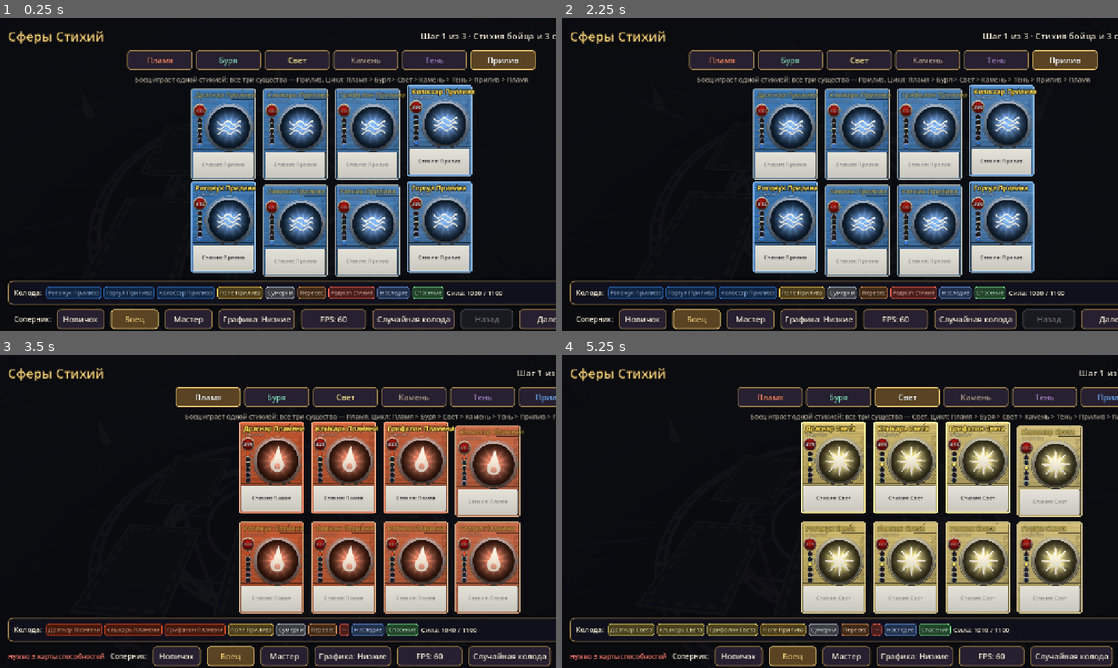
Above: before the commit, frames 1-4 (two rows, left to right).
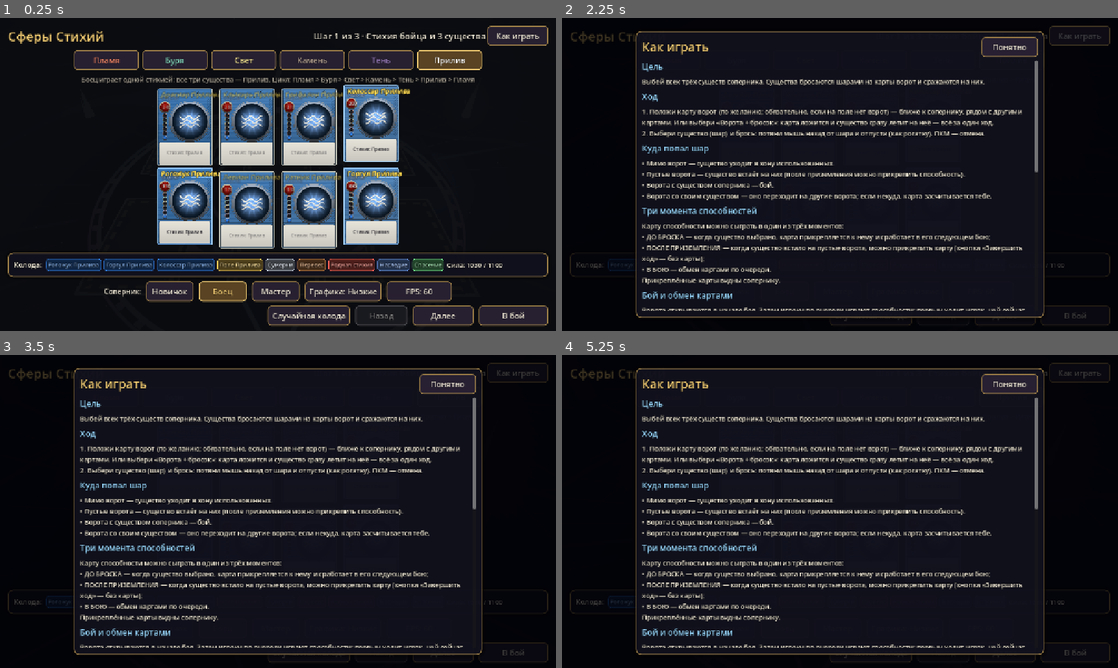
Above: after the commit, the same moments.

Repository: TheProshkaPro25/sfery-stikhiy
Game: Godot game, scene res://scenes/main.tscn
Two runs of this game, one before a commit and one after it. Both use one fixed random seed, a clock stepped at 60 frames per second and the inputs below.
Inputs (mouse positions are in pixels of both pictures, inside the frame that each line leads up to):
- Up to frame 1 (0.25 s): no input
- Up to frame 2 (2.25 s): click (1079, 36) at 0.5 s, where only the run after the commit has a clickable "Как играть"; click (1079, 36) at 1.25 s, where only the run after the commit has a clickable "Как играть"; click "?" at 2 s
- Up to frame 3 (3.5 s): click "Пламя" at 2.75 s
- Up to frame 4 (5.25 s): click "Пламя" at 3.5 s; click "Буря" at 4.25 s; click "Свет" at 5 s

The runs differ from the first frame. In frame 1, 45% of the frame differs, in the area x 1-100%, y 2-100%; in frame 2, 42%; in frame 3, 44%; in frame 4, 44%.

Commit message:
Меню команды: кнопки в два ряда, размер карт под высоту окна
Co-Authored-By: Claude Opus 5.5 <noreply@anthropic.com>

Diff:
--- a/scenes/ui/team_menu.gd
+++ b/scenes/ui/team_menu.gd
@@ -105,14 +105,20 @@
 	_summary.size_flags_horizontal = Control.SIZE_EXPAND_FILL
 	drow.add_child(_summary)
 
+	# два ряда, чтобы кнопки помещались и на 1366×768: настройки матча, затем навигация
 	var bottom := HBoxContainer.new()
 	bottom.alignment = BoxContainer.ALIGNMENT_CENTER
-	bottom.add_theme_constant_override("separation", 14)
+	bottom.add_theme_constant_override("separation", 12)
 	vb.add_child(bottom)
+	var nav := HBoxContainer.new()
+	nav.alignment = BoxContainer.ALIGNMENT_END
+	nav.add_theme_constant_override("separation", 12)
+	vb.add_child(nav)
 	_error = VisualUtil.label("", 15)
 	_error.add_theme_color_override("font_color", Color(1.0, 0.5, 0.45))
 	_error.size_flags_horizontal = Control.SIZE_EXPAND_FILL
-	bottom.add_child(_error)
+	_error.autowrap_mode = TextServer.AUTOWRAP_WORD_SMART
+	nav.add_child(_error)
 	var dl2 := VisualUtil.label("Соперник:", 16)
 	bottom.add_child(dl2)
 	var grp := ButtonGroup.new()
@@ -143,16 +149,16 @@
 	bottom.add_child(fps)
 	var rnd := _button("Случайная колода", 190)
 	rnd.pressed.connect(pick_random)
-	bottom.add_child(rnd)
+	nav.add_child(rnd)
 	_back_btn = _button("Назад", 120)
 	_back_btn.pressed.connect(func() -> void: _show_step(_step - 1))
-	bottom.add_child(_back_btn)
+	nav.add_child(_back_btn)
 	_next_btn = _button("Далее", 140)
 	_next_btn.pressed.connect(func() -> void: _show_step(_step + 1))
-	bottom.add_child(_next_btn)
+	nav.add_child(_next_btn)
 	_go_btn = _button("В бой", 160)
 	_go_btn.pressed.connect(_on_go)
-	bottom.add_child(_go_btn)
+	nav.add_child(_go_btn)
 
 	if last_deck.is_empty():
 		pick_random()
@@ -219,7 +225,7 @@
 	row.add_theme_constant_override("v_separation", 12)
 	center.add_child(row)
 	for id in CardDB.creatures_of(_element):
-		var cv := CardView.new().for_creature(CardDB.creature(id), -1, "", Vector2(150, 210))
+		var cv := CardView.new().for_creature(CardDB.creature(id), -1, "", _card_size(Vector2(150, 210), 2))
 		cv.toggle_mode = true
 		cv.button_pressed = _team.has(id)
 		if _team.size() >= MAX_TEAM and not _team.has(id):
@@ -250,13 +256,20 @@
 		grid.add_theme_constant_override("v_separation", 10)
 		col.add_child(grid)
 		for id in ids:
-			var cv := CardView.new().for_card(CardDB.card(id), Vector2(116, 162))
+			var cv := CardView.new().for_card(CardDB.card(id), _card_size(Vector2(116, 162), 2))
 			cv.toggle_mode = true
 			cv.button_pressed = _pick.get(cls, &"") == id
 			if _pick.has(cls) and _pick[cls] != id:
 				cv.modulate = Color(1, 1, 1, 0.45)
 			cv.pressed.connect(_on_card.bind(cls, id))
 			grid.add_child(cv)
+
+
+## Размер карты под высоту окна: rows рядов должны поместиться над колодой и двумя рядами кнопок.
+func _card_size(base: Vector2, rows: int) -> Vector2:
+	var free := get_viewport_rect().size.y - 340.0  # шапка, вкладки, колода, два ряда кнопок, отступы
+	var k := clampf(free / (rows * (base.y + 14.0)), 0.6, 1.0)
+	return (base * k).round()
 
 
 # ---------------------------------------------------------------- выбор
